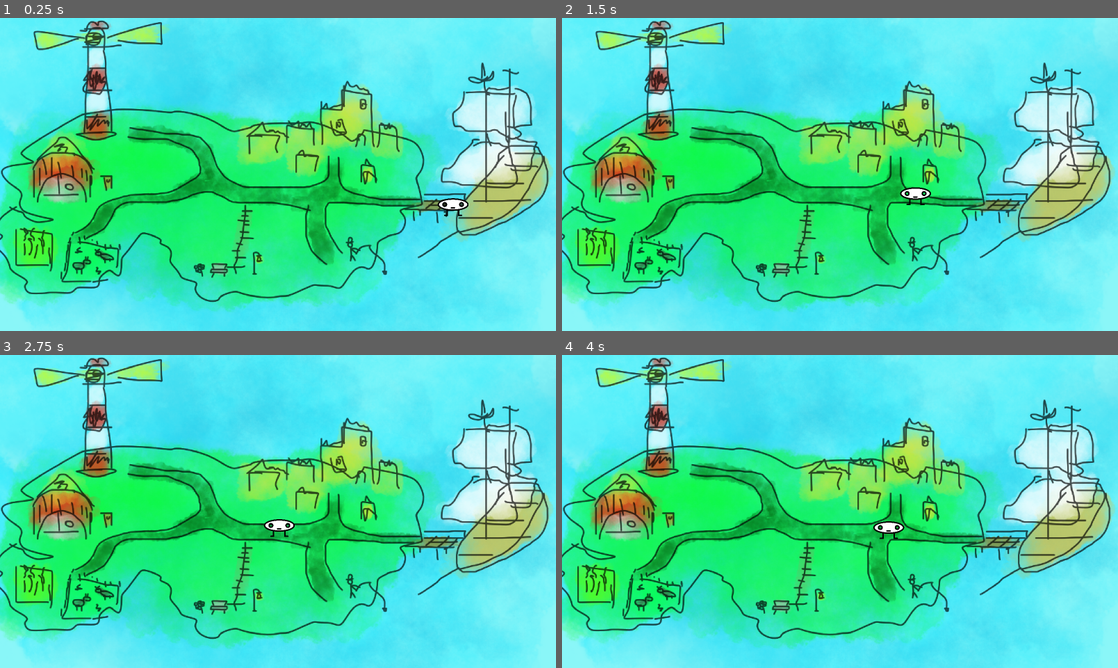
Above: before the commit, frames 1-4 (two rows, left to right).
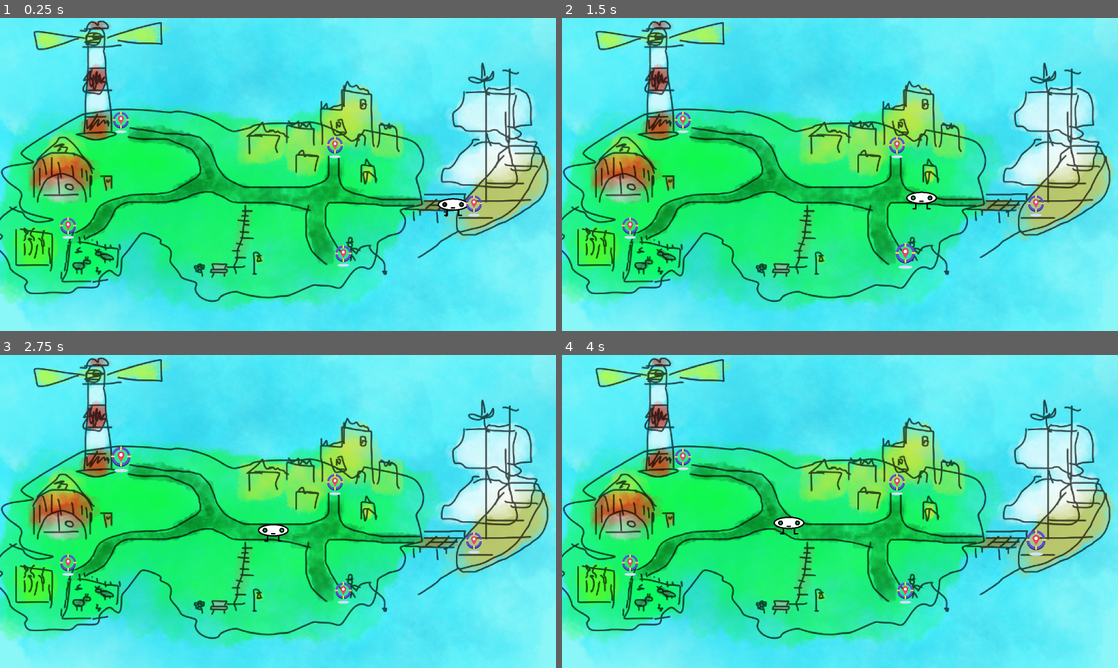
Above: after the commit, the same moments.

Repository: DiVaSkibo/Notebook-command
Game: Godot game, scene res://Scene/_Map.tscn
The game is run twice, just before and just after one commit, with the same random seed, the same clock (stepped at 60 frames per second) and the same inputs. This scene is started directly instead of the project's main scene. The engine's default icon, where the game draws it, is replaced by a stand-in: a white triangle on a blue panel in a dark square.
Inputs (mouse positions are in pixels of both pictures, inside the frame that each line leads up to):
- Up to frame 1 (0.25 s): no input
- Up to frame 2 (1.5 s): click (895, 146) at 0.52 s; click (906, 255) at 1.27 s
- Up to frame 3 (2.75 s): click (122, 458) at 2.02 s
- Up to frame 4 (4 s): click (628, 564) at 2.77 s; click (1034, 542) at 3.52 s

The runs differ from the first frame. In frame 1, 0.6% of the frame differs, in the area x 10-87%, y 29-80%; in frame 2, 0.9%; in frame 3, 0.9%; in frame 4, 1.0%, in the area x 10-88%, y 29-80%.

Commit message:
Creat locations + Fix
+ location scene and script
* navigator, map scenes and scripts

Diff:
--- a/Scene/_Map.tscn
+++ b/Scene/_Map.tscn
@@ -1,8 +1,9 @@
-[gd_scene load_steps=5 format=3 uid="uid://beguec2s4kj8q"]
+[gd_scene load_steps=6 format=3 uid="uid://beguec2s4kj8q"]
 
 [ext_resource type="Texture2D" uid="uid://bgjs6mv2d77rq" path="res://Resource/Asset/map/Map.png" id="1_cuky3"]
 [ext_resource type="Script" uid="uid://k5m1gnhmj6" path="res://script/_Map.gd" id="1_hdnhf"]
 [ext_resource type="PackedScene" uid="uid://cr2jbugq51q72" path="res://Scene/__Navigator.tscn" id="2_c4cug"]
+[ext_resource type="PackedScene" uid="uid://cu1fuy5a21i0a" path="res://Scene/___Location.tscn" id="4_tm3h7"]
 
 [sub_resource type="NavigationPolygon" id="NavigationPolygon_c4cug"]
 vertices = PackedVector2Array(245.352, 622, 226.867, 622, 263.133, 599.344, 296.672, 592.672, 329.047, 536.008, 295.367 …(566 unchanged characters)…
@@ -21,14 +22,46 @@
 [node name="Navigator" parent="." instance=ExtResource("2_c4cug")]
 position = Vector2(1304, 544)
 
-[node name="Marker2D" type="Marker2D" parent="."]
-position = Vector2(384, 328)
+[node name="locations" type="Control" parent="."]
+layout_mode = 3
+anchors_preset = 0
 
-[node name="Marker2D2" type="Marker2D" parent="."]
-position = Vector2(960, 688)
+[node name="Location" parent="locations" instance=ExtResource("4_tm3h7")]
+layout_mode = 1
+offset_left = 783.999
+offset_top = 192.0
+offset_right = 1144.0
+offset_bottom = 552.0
+scene = &"+"
 
-[node name="Marker2D3" type="Marker2D" parent="."]
-position = Vector2(960, 408)
+[node name="Location2" parent="locations" instance=ExtResource("4_tm3h7")]
+layout_mode = 1
+offset_left = 807.999
+offset_top = 504.0
+offset_right = 1168.0
+offset_bottom = 864.0
+scene = &"__Item"
 
-[node name="Marker2D4" type="Marker2D" parent="."]
-position = Vector2(232, 624)
+[node name="Location3" parent="locations" instance=ExtResource("4_tm3h7")]
+layout_mode = 1
+offset_left = 167.999
+offset_top = 120.0
+offset_right = 527.999
+offset_bottom = 480.0
+scene = &"__Navigator"
+
+[node name="Location4" parent="locations" instance=ExtResource("4_tm3h7")]
+layout_mode = 1
+offset_left = 15.9994
+offset_top = 424.0
+offset_right = 375.999
+offset_bottom = 784.0
+scene = &"+"
+
+[node name="Location5" parent="locations" instance=ExtResource("4_tm3h7")]
+layout_mode = 1
+offset_left = 1184.0
+offset_top = 360.0
+offset_right = 1544.0
+offset_bottom = 720.0
+scene = &"__Item"
--- /dev/null
+++ b/Scene/___Location.tscn
@@ -0,0 +1,29 @@
+[gd_scene load_steps=4 format=3 uid="uid://cu1fuy5a21i0a"]
+
+[ext_resource type="Texture2D" uid="uid://hadpelxaartv" path="res://Resource/Asset/map/Location.png" id="1_urt62"]
+[ext_resource type="Texture2D" uid="uid://crpipjeahnaib" path="res://icon.svg" id="2_eso7i"]
+[ext_resource type="Script" uid="uid://pagb76e1oyot" path="res://script/___Location.gd" id="3_6h03e"]
+
+[node name="Location" type="TextureButton"]
+anchors_preset = 8
+anchor_left = 0.5
+anchor_top = 0.5
+anchor_right = 0.5
+anchor_bottom = 0.5
+offset_left = -980.0
+offset_top = -630.0
+offset_right = -620.0
+offset_bottom = -270.0
+grow_horizontal = 2
+grow_vertical = 2
+scale = Vector2(0.2, 0.2)
+pivot_offset = Vector2(180, 180)
+texture_normal = ExtResource("1_urt62")
+texture_pressed = ExtResource("2_eso7i")
+stretch_mode = 0
+script = ExtResource("3_6h03e")
+
+[connection signal="mouse_entered" from="." to="." method="_on_mouse_entered"]
+[connection signal="mouse_exited" from="." to="." method="_on_mouse_exited"]
+[connection signal="navigated" from="." to="." method="_on_navigated"]
+[connection signal="pressed" from="." to="." method="_on_pressed"]
--- a/script/_Map.gd
+++ b/script/_Map.gd
@@ -1,17 +1,23 @@
 extends NavigationRegion2D
 
 	#region	Vars
-@onready var locations :Dictionary = {
-	'mar0': $Marker2D,
-	'mar1': $Marker2D2,
-	'mar2': $Marker2D3,
-	'mar3': $Marker2D4
-}
 @onready var navigator := $Navigator as Navigator
+@onready var locations := $locations as Control
 #endregion
 
 	#region	Funcs
-func _input(event: InputEvent) -> void:
-	if event.is_action_pressed('PickUp'):
-		navigator.target = locations.values().pick_random()
+func _ready() -> void:
+	for location in locations.get_children():
+		location.navigated.connect(_on_location_navigated)
 #endregion
+
+	#region	Signals
+func _on_location_navigated(to :Location):
+	if navigator.is_on_target(to):
+		get_tree().change_scene_to_file('Scene/' + to.scene + '.tscn')
+		print()
+		print('\t\t' + '_'.repeat(to.scene.length() + 4))
+		print('\t\t| ', to.scene, ' |')
+	else:
+		navigator.target = to
+#endregion
--- a/script/__Navigator.gd
+++ b/script/__Navigator.gd
@@ -2,10 +2,11 @@
 
 	#region	Vars
 @export var speed :float = 300
-@export var target :Node2D:
+@export var target :Location:
 	set(x):
+		if x == target: return
 		target = x
-		navagent.target_position = target.position
+		navagent.target_position = target.coordinates
 
 @onready var navagent := $NavigationAgent2D as NavigationAgent2D
 #endregion
@@ -16,6 +17,6 @@
 	velocity = speed * global_position.direction_to(navagent.get_next_path_position())
 	move_and_slide()
 
-func is_on_target(of :Node2D = target) -> bool:
-	return of.position == position
+func is_on_target(of :Location = target) -> bool:
+	return target == of and navagent.is_navigation_finished()
 #endregion
--- /dev/null
+++ b/script/___Location.gd
@@ -0,0 +1,23 @@
+class_name Location extends TextureButton
+
+signal navigated(to :Location)
+
+	#region	Vars
+const HOVER_SCALE := Vector2(.04, .04)
+
+var coordinates:
+	get: return position + size / 2
+
+@export var scene :StringName
+#endregion
+
+	#region	Signals
+func _on_navigated(to :Location): print('-> ', to.scene)
+func _on_pressed() -> void:
+	navigated.emit(self)
+
+func _on_mouse_entered() -> void:
+	scale += HOVER_SCALE
+func _on_mouse_exited() -> void:
+	scale -= HOVER_SCALE
+#endregion
Not shown, added: script/___Location.gd.uid
